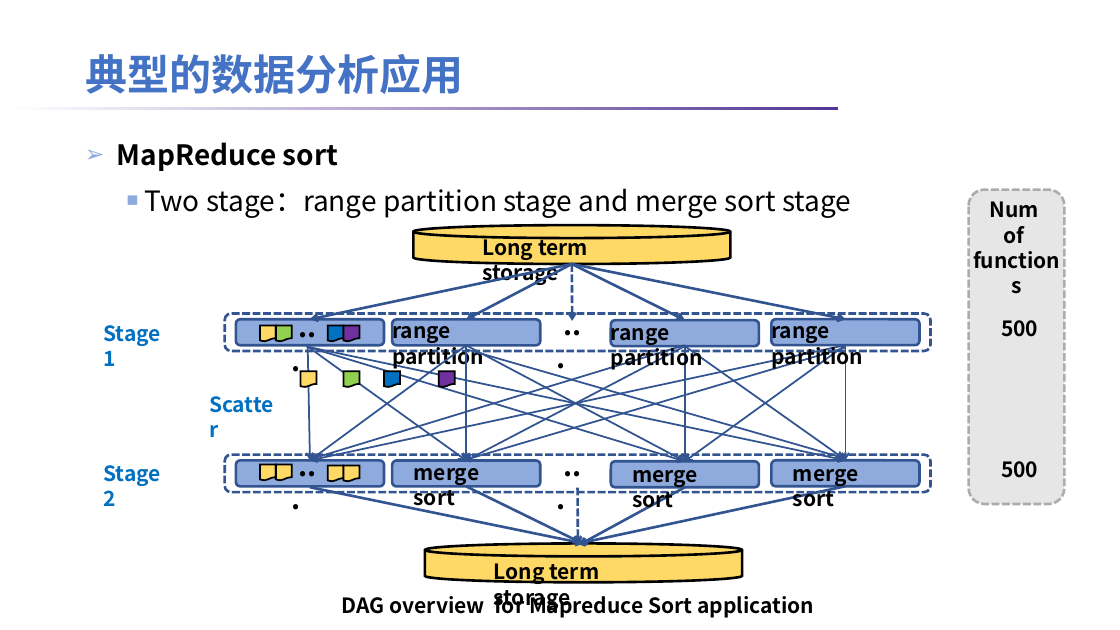
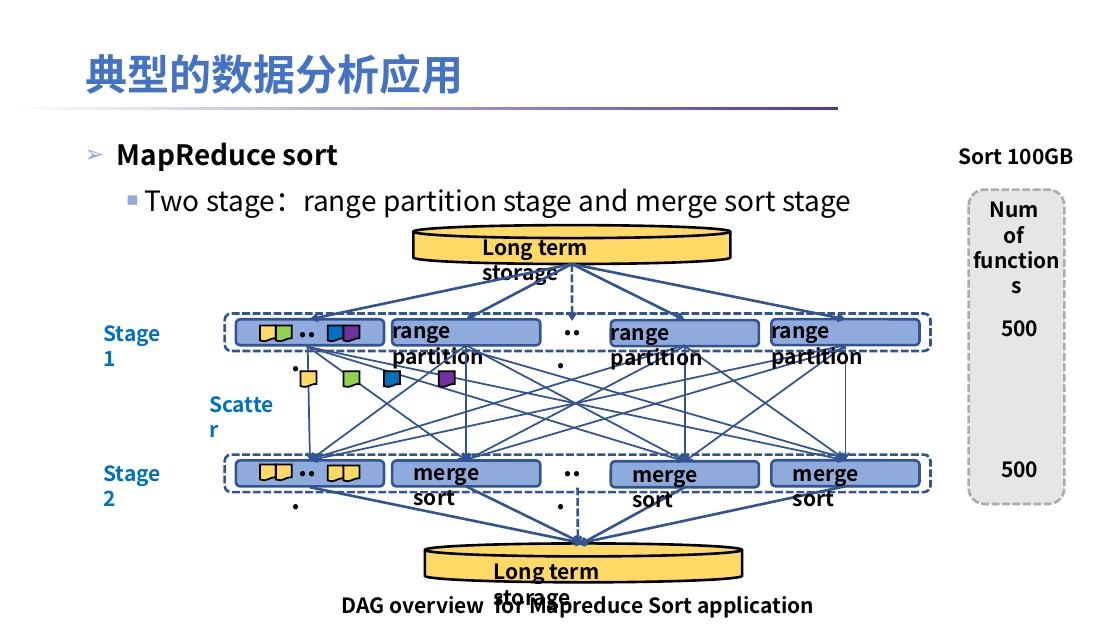
Before and after one commit to lt2000/ADSL, a slide deck: slide 3 of meeting/Serverless数据分析应用特征的定性分析.pptx. Drawn at 1120x630 pixels with LibreOffice and Linux fonts; fonts in the diff are those of the drawing; background and template pictures are left out. Boxes give left, top, right and bottom in pixels: in the first picture for what was removed or moved away, otherwise in the second. Text is boxed around its words. In the diff, an @@ line names an element or a change of style, - is before the commit and + after.

```diff
--- a/meeting/Serverless数据分析应用特征的定性分析.pptx
+++ b/meeting/Serverless数据分析应用特征的定性分析.pptx
@@ text added at (958,148,1074,165), 18 pt, text #000000, bold @@
+Sort 100GB
```
Also in this commit, not shown: 1 other slide changed.
